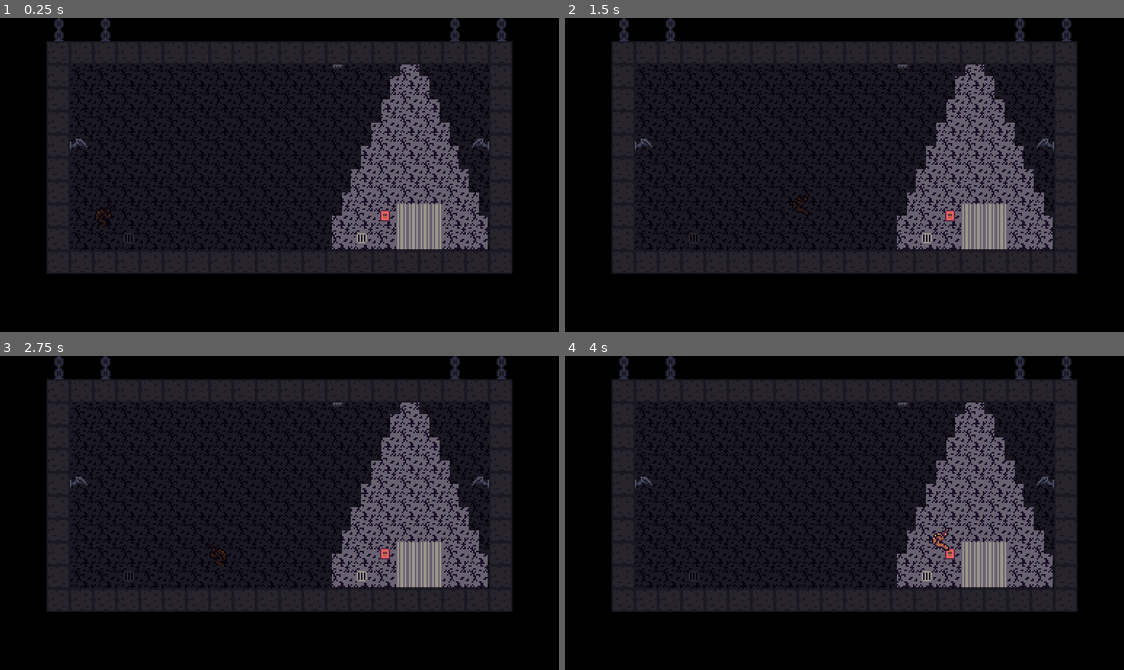
Above: before the commit, frames 1-4 (two rows, left to right).
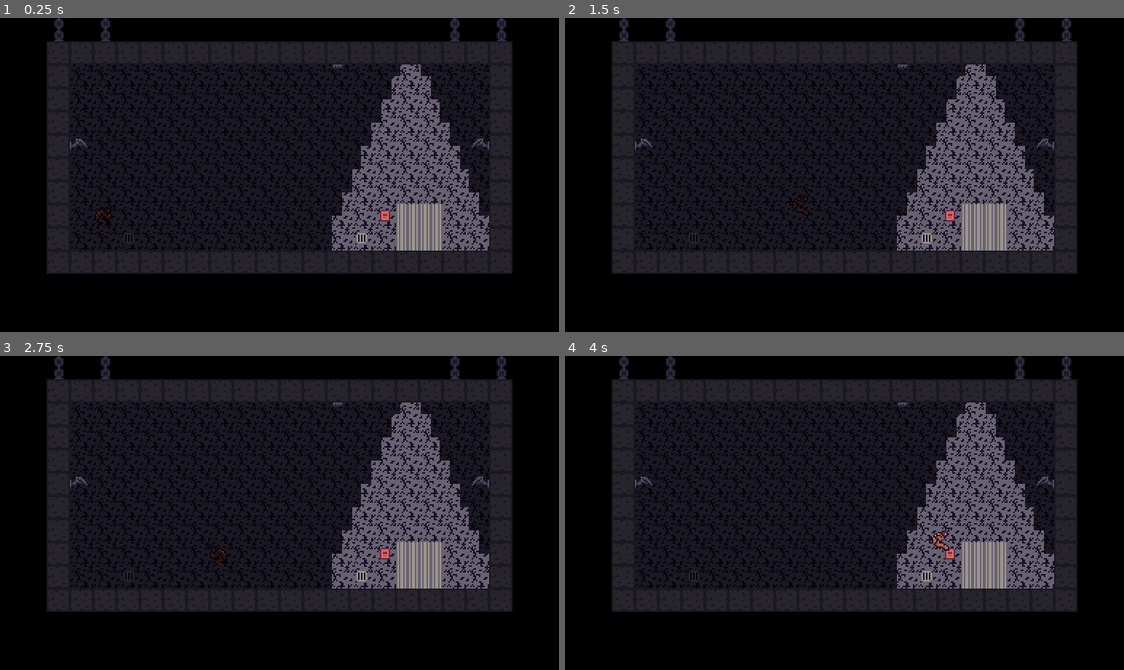
Above: after the commit, the same moments.

Repository: ItsSeaJay/gawc-decay
Game: Godot game, scene res://Game.tscn
Same seed, same stepped clock (60 frames per second), same inputs: the game is played once before the commit and once after it.
Inputs:
- Up to frame 1 (0.25 s): no input
- Up to frame 2 (1.5 s): tap Enter at 0.5 s; hold D (move_right) from 0.53 s (still down); tap Space (move_jump) at 0.77, 1.25 s
- Up to frame 3 (2.75 s): tap Space (move_jump) at 1.52 s; tap Enter at 2 s; release D (move_right) at 2.03 s; hold A (move_left) from 2.03 s (still down)
- Up to frame 4 (4 s): tap Space (move_jump) at 2.75, 3.02, 3.77 s; release A (move_left) at 2.78 s; hold D (move_right) from 2.78 s (still down); tap Enter at 3.5 s

The runs differ from the first frame. In frame 1, 0.2% of the frame differs, in the area x 59-88%, y 14-75%; in frame 2, 0.2%; in frame 3, 0.2%; in frame 4, 0.2%.
Error after the commit: Parse Error: The class "AudioSystem" conflicts with the AutoLoad singleton of the same name, and is therefore redundant. Remove the class_name declaration to f…

Commit message:
Add AudioSystem

Diff:
--- /dev/null
+++ b/autoload/audio_system/AudioSystem.gd
@@ -0,0 +1,36 @@
+extends Node
+class_name AudioSystem
+
+var sounds = []
+
+func play_sound(path, options={}):
+	var player
+
+	if options.has("position"):
+		player = AudioStreamPlayer2D.new()
+		player.position = options["position"]
+	else:
+		player = AudioStreamPlayer.new()
+
+	player.stream = load(path)
+	player.autoplay = true
+
+	if options.has("pitch_scale"):
+		player.pitch_scale = options["pitch_scale"]
+
+	if options.has("mix_target"):
+		player.mix_target = options["mix_target"]
+
+	if options.has("bus"):
+		player.bus = options["bus"]
+
+	get_tree().root.add_child(player)
+	sounds.push_back(player)
+
+	# Ensure the player is cleaned up after use
+	player.connect("finished", self, "_on_playback_finished", [ player ])
+
+	return player
+
+func _on_playback_finished(player):
+	player.queue_free()
--- a/project.godot
+++ b/project.godot
@@ -9,6 +9,11 @@
 config_version=4
 
 _global_script_classes=[ {
+"base": "Node",
+"class": "AudioSystem",
+"language": "GDScript",
+"path": "res://autoload/audio_system/AudioSystem.gd"
+}, {
 "base": "Node",
 "class": "PlayState",
 "language": "GDScript",
@@ -30,6 +35,7 @@
 "path": "res://state_machine/StateMachine.gd"
 } ]
 _global_script_class_icons={
+"AudioSystem": "",
 "PlayState": "",
 "Player": "",
 "State": "",
@@ -42,6 +48,10 @@
 config/description="Side-Scrolling platformer where the entire level is falling apart around you."
 run/main_scene="res://Game.tscn"
 config/icon="res://icon.png"
+
+[autoload]
+
+AudioSystem="*res://autoload/audio_system/AudioSystem.gd"
 
 [display]
 
--- a/states/PlayState.tscn
+++ b/states/PlayState.tscn
@@ -31,6 +31,6 @@
 [node name="001_beginnings" parent="Maps" instance=ExtResource( 2 )]
 
 [node name="Light2D" type="Light2D" parent="Maps/001_beginnings"]
-position = Vector2( 281.681, 95.7277 )
-scale = Vector2( 6.72165, 7.95951 )
+position = Vector2( 282.059, 96.105 )
+scale = Vector2( 6.72165, 8.00668 )
 texture = ExtResource( 3 )
